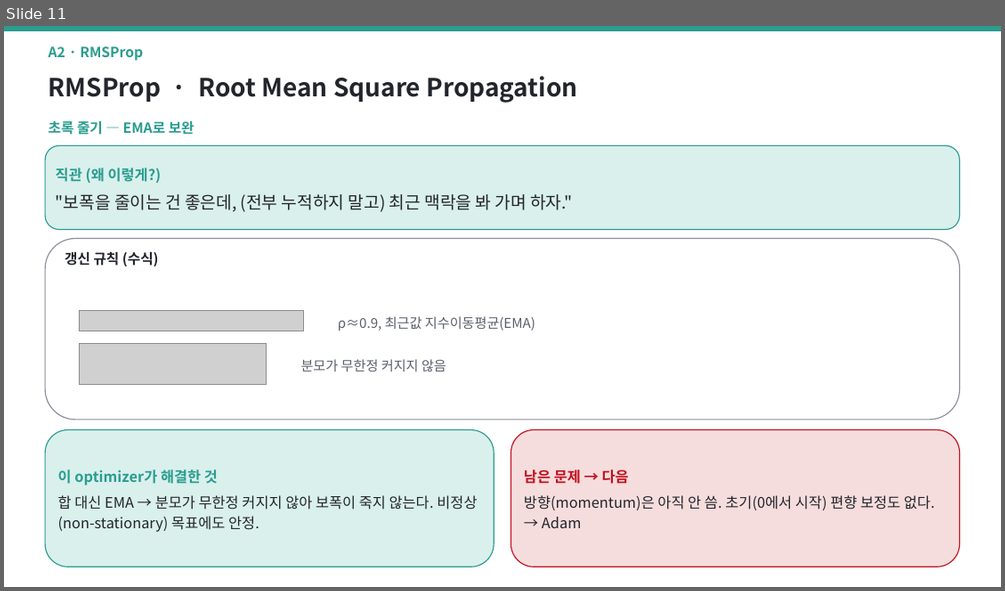
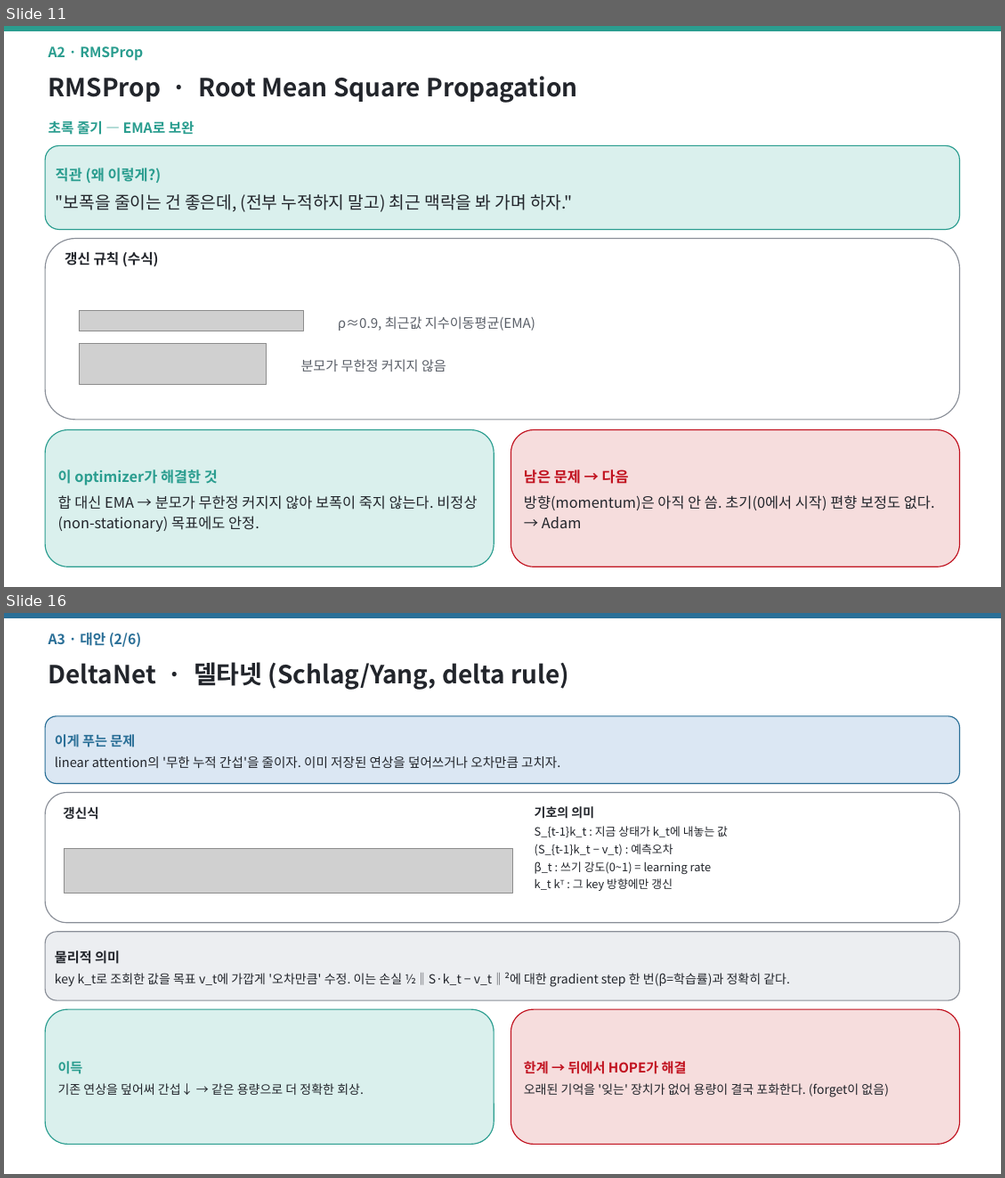
Before and after one commit to jimmylegendary/neural-memory-study, a slide deck: seminar/TTT-seminar.pptx. Shown one above the other, each under a label of ours: slide 11 before the commit, slides 11 and 16 after it; the slides between them are not shown. The pictures are 1005x591 and 1005x1178 pixels, drawn with LibreOffice and Linux fonts; fonts in the diff are those of the drawing; grey boxes stand for pictures. Boxes give left, top, right and bottom in pixels: in the first picture for what was removed or moved away, otherwise in the second. Text is boxed around its words. In the diff, an @@ line names an element or a change of style, - is before the commit and + after.

```diff
--- a/seminar/TTT-seminar.pptx
+++ b/seminar/TTT-seminar.pptx
@@ slide 16 added at [4, 613, 1001, 1174], background #FFFFFF @@
@@ rectangle added at [4, 613, 1001, 617], fill #2A6F97, outline #2A6F97 1 pt @@
@@ text added at [48, 633, 141, 647], 13.5 pt, text #2A6F97, bold @@
+A3 · 대안 (2/6)
@@ text added at [48, 662, 569, 690], 24 pt, text #22252B, bold @@
+DeltaNet · 델타넷 (Schlag/Yang, delta rule)
@@ rounded rectangle added at [45, 716, 960, 784], fill #DBE7F3, outline #2A6F97 1 pt, 12.5 pt, text #22252B @@
+이게 푸는 문제
+linear attention의 '무한 누적 간섭'을 줄이자. 이미 저장된 연상을 덮어쓰거나 오차만큼 고치자.
@@ rounded rectangle added at [45, 793, 960, 923], fill #FFFFFF, outline #8A8F98 1 pt @@
@@ text added at [63, 806, 98, 819], 12.5 pt, text #22252B, bold @@
+갱신식
@@ text added at [534, 806, 728, 891], 11 pt, text #22252B @@
+기호의 의미
+S_{t-1}k_t : 지금 상태가 k_t에 내놓는 값
+(S_{t-1}k_t − v_t) : 예측오차
+β_t : 쓰기 강도(0~1) = learning rate
+k_t kᵀ : 그 key 방향에만 갱신
@@ picture added at [64, 849, 512, 893] @@
@@ rounded rectangle added at [45, 932, 960, 1000], fill #ECEEF1, outline #8A8F98 1 pt, 12 pt, text #22252B @@
+물리적 의미
+key k_t로 조회한 값을 목표 v_t에 가깝게 '오차만큼' 수정. 이는 손실 ½‖S·k_t − v_t‖²에 대한 gradient step 한 번(β=학습률)과 정확히 같다.
@@ rounded rectangle added at [45, 1009, 494, 1144], fill #DAF0ED, outline #2A9D8F 1 pt, 12 pt, text #22252B @@
+이득
+기존 연상을 덮어써 간섭↓ → 같은 용량으로 더 정확한 회상.
@@ rounded rectangle added at [511, 1009, 960, 1144], fill #F6DDDD, outline #C1121F 1 pt, 12 pt, text #22252B @@
+한계 → 뒤에서 HOPE가 해결
+오래된 기억을 '잊는' 장치가 없어 용량이 결국 포화한다. (forget이 없음)
```
Also in this commit, not shown: 5 slides changed, 5 other slides added, 2 slides removed, 13 other files.
